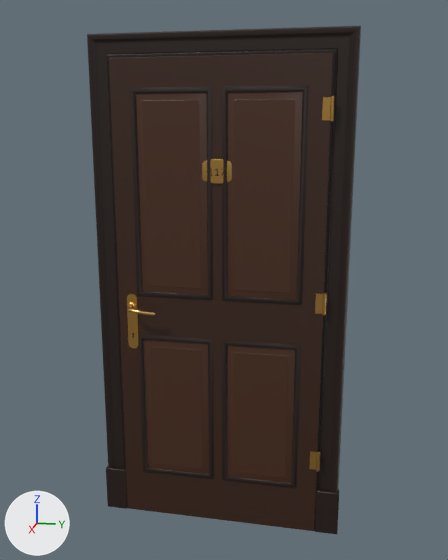
The glTF model LIMINAL V13/data/models/hotel_door_a.glb as it was, and as the next commit left it.
Before and after are seen from a camera (50 mm lens) standing at (2.62, 0.54, 1.84) and looking at (0.03, 0.03, 1.19). Lighting does not change. The marker at lower left points along +X, +Y and +Z. The older version comes first. Where no turn or scale is listed for an object, it has been applied to the vertices.

Script lines for the objects in view, before the commit:
```python
ob_abrieb = bpy.data.objects.new('abrieb', me_abrieb)
ob_abrieb.location = (0.0, 0.0, 0.0)
ob_bekleidung = bpy.data.objects.new('bekleidung', me_bekleidung)
ob_bekleidung.location = (0.0, 0.0, 0.0)
ob_blatt = bpy.data.objects.new('blatt', me_blatt)
ob_blatt.location = (0.0, 0.0, 0.0)
ob_fuellungen = bpy.data.objects.new('fuellungen', me_fuellungen)
ob_fuellungen.location = (0.0, 0.0, 0.0)
ob_kehlleisten = bpy.data.objects.new('kehlleisten', me_kehlleisten)
ob_kehlleisten.location = (0.0, 0.0, 0.0)
ob_nummernschild = bpy.data.objects.new('nummernschild', me_nummernschild)
ob_nummernschild.location = (0.0, 0.0, 0.0)
# also in view: 'fuge' at (0.01, 0.0, 1.06); 'beschlag' at (0.05, 0.03, 1.14)
```
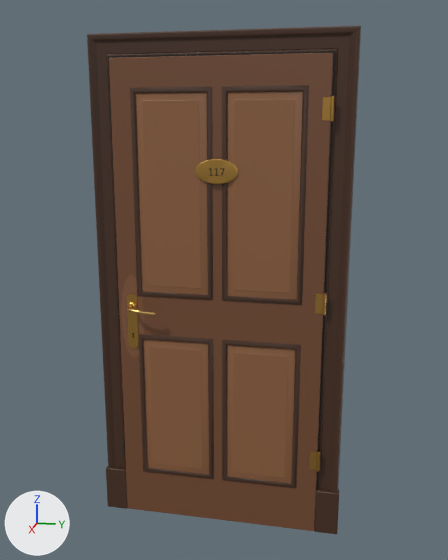
Edits to the bpy script that builds the scene:
```text
Add mat_look_wood_tex_wood_walnut_floor_r_0_45__holz_abgegriffen:
    mat_look_wood_tex_wood_walnut_floor_r_0_45__holz_abgegriffen = principled_material('look=wood tex=wood_walnut_floor r=0.45 #holz_abgegriffen')
    mat_look_wood_tex_wood_walnut_floor_r_0_45__holz_abgegriffen.base_color = (0.233, 0.1, 0.047)  # brown #85593d
    mat_look_wood_tex_wood_walnut_floor_r_0_45__holz_abgegriffen.roughness = 0.35
Add mat_look_wood_tex_wood_walnut_floor_r_0_7__nussbaum_dunkel:
    mat_look_wood_tex_wood_walnut_floor_r_0_7__nussbaum_dunkel = principled_material('look=wood tex=wood_walnut_floor r=0.7 #nussbaum_dunkel')
    mat_look_wood_tex_wood_walnut_floor_r_0_7__nussbaum_dunkel.base_color = (0.0637, 0.0272, 0.0134)  # brown #472e1f
Add mat_look_wood_tex_wood_walnut_floor_r_0_55__nussbaum_hell:
    mat_look_wood_tex_wood_walnut_floor_r_0_55__nussbaum_hell = principled_material('look=wood tex=wood_walnut_floor r=0.55 #nussbaum_hell')
    mat_look_wood_tex_wood_walnut_floor_r_0_55__nussbaum_hell.base_color = (0.274, 0.119, 0.0509)  # brown #8f6140
    mat_look_wood_tex_wood_walnut_floor_r_0_55__nussbaum_hell.roughness = 0.45
Add mat_look_wood_tex_wood_walnut_floor_r_0_6__nussbaum:
    mat_look_wood_tex_wood_walnut_floor_r_0_6__nussbaum = principled_material('look=wood tex=wood_walnut_floor r=0.6 #nussbaum')
    mat_look_wood_tex_wood_walnut_floor_r_0_6__nussbaum.base_color = (0.179, 0.0732, 0.0331)  # brown #754c33
    mat_look_wood_tex_wood_walnut_floor_r_0_6__nussbaum.roughness = 0.45
Change me_bekleidung:
    where me_bekleidung.from_pydata(...)  # 116 vertices, 184 faces; spans x 0.0..0.04, y -0.56..0.56, z 0.0..2.22
    remove me_bekleidung.materials.append(mat_look_wood_r_0_7__nussbaum_dunkel)  # black #21120a
    add me_bekleidung.materials.append(mat_look_wood_tex_wood_walnut_floor_r_0_7__nussbaum_dunkel)  # brown #472e1f
Change me_blatt:
    where me_blatt.from_pydata(...)  # 24 vertices, 44 faces; spans x 0.0..0.04, y -0.46..0.46, z 0.0..2.12
    remove me_blatt.materials.append(mat_look_wood_r_0_6__nussbaum)  # brown #381f11
    add me_blatt.materials.append(mat_look_wood_tex_wood_walnut_floor_r_0_6__nussbaum)  # brown #754c33
Change me_fuellungen:
    where me_fuellungen.from_pydata(...)  # 48 vertices, 72 faces; spans x 0.04..0.05, y -0.35..0.35, z 0.24..1.98
    remove me_fuellungen.materials.append(mat_look_wood_r_0_55__nussbaum_hell)  # brown #472916
    add me_fuellungen.materials.append(mat_look_wood_tex_wood_walnut_floor_r_0_55__nussbaum_hell)  # brown #8f6140
Change me_kehlleisten:
    where me_kehlleisten.from_pydata(...)  # 112 vertices, 192 faces; spans x 0.04..0.05, y -0.37..0.37, z 0.22..2.0
    remove me_kehlleisten.materials.append(mat_look_wood_r_0_7__nussbaum_dunkel)  # black #21120a
    add me_kehlleisten.materials.append(mat_look_wood_tex_wood_walnut_floor_r_0_7__nussbaum_dunkel)  # brown #472e1f
Change me_abrieb:
    where me_abrieb.from_pydata(...)  # 14 vertices, 12 faces; spans x 0.04, y -0.45..-0.34, z 0.805..1.195
    remove me_abrieb.materials.append(mat_look_wood_r_0_45__holz_abgegriffen)  # brown #3e2212
    add me_abrieb.materials.append(mat_look_wood_tex_wood_walnut_floor_r_0_45__holz_abgegriffen)  # brown #85593d
```

Changed parts and their boxes (x1, y1, x2, y2) in the pictures (448 x 560 px):
'fuellungen', recoloured (lighter)
    both: (136, 92, 303, 483)
'blatt', recoloured (lighter)
    both: (109, 53, 333, 531)
'bekleidung', recoloured (black to brown)
    both: (87, 26, 361, 534)
'kehlleisten', recoloured
    both: (130, 85, 309, 488)
'abrieb', recoloured (lighter)
    both: (121, 275, 144, 358)
